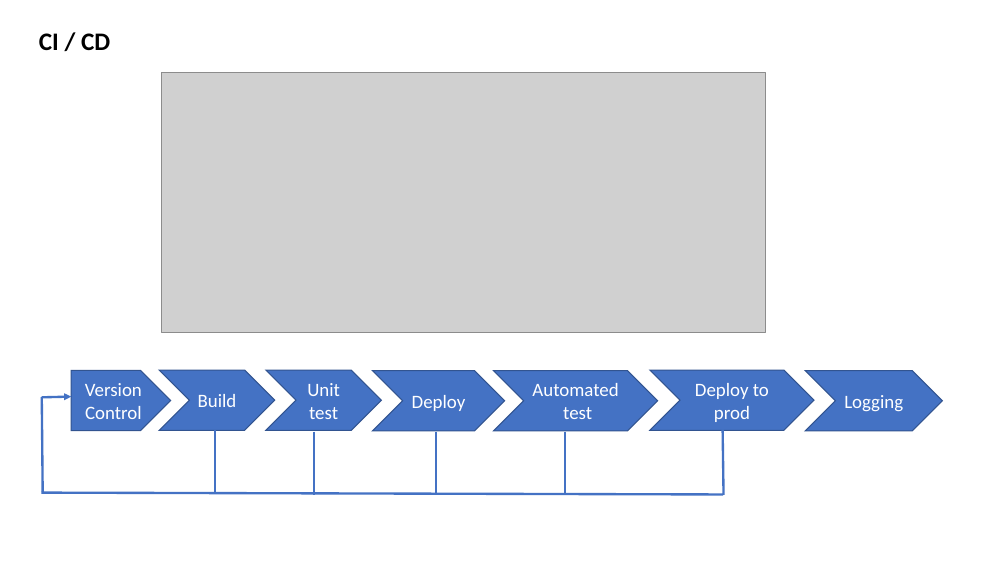
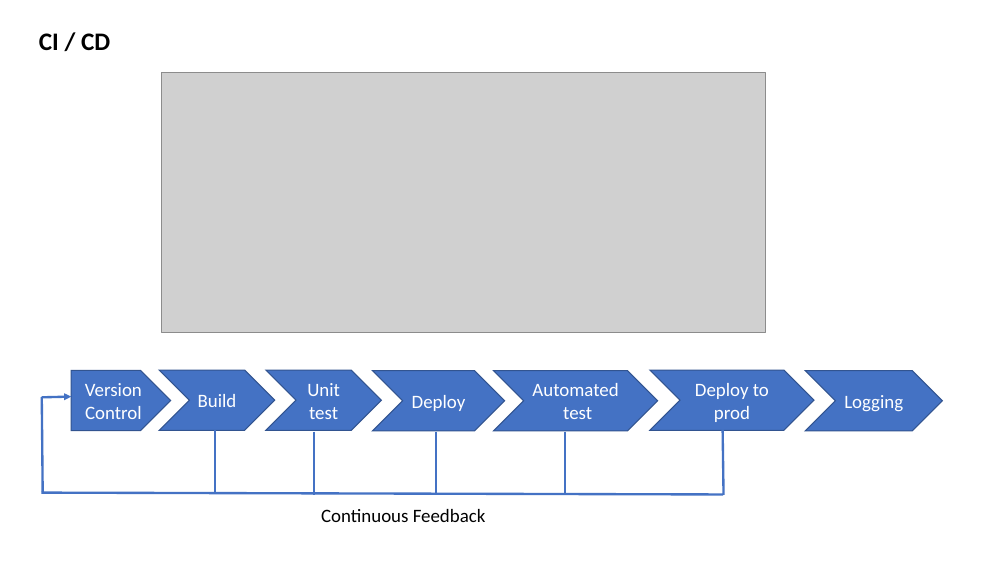
Before and after one commit to Rajeswari-31/assignemnt, a slide deck: slide 5 of assignment1.pptx. Drawn at 1008x567 pixels with LibreOffice and Linux fonts; fonts in the diff are those of the drawing; grey boxes stand for pictures. Boxes give left, top, right and bottom in pixels: in the first picture for what was removed or moved away, otherwise in the second. Text is boxed around its words. In the diff, an @@ line names an element or a change of style, - is before the commit and + after.

```diff
--- a/assignment1.pptx
+++ b/assignment1.pptx
@@ text added at (x1=321, y1=509, x2=486, y2=522), 18 pt, text #000000 @@
+Continuous Feedback
```
Also in this commit, not shown: 3 other slides changed, 10 other files.
